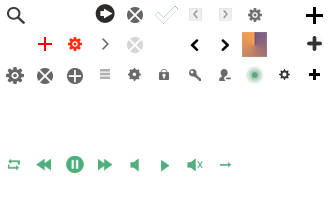
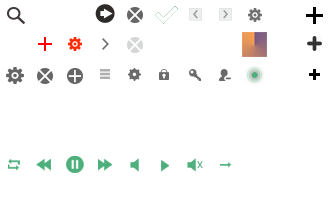
Revision of a layered 330x200 image; what changed, layer by layer:
added layer "图层 27" above "矩形 1 拷贝" over (279, 69, 290, 80)
renamed "图层 24" to "图层 29", moved it above "图层 28", painted on it over (221, 39, 229, 51)
renamed "图层 25" to "图层 28", moved it above "Settings - alt", painted on it over (190, 39, 199, 51)
hid "Settings - alt" over (279, 69, 290, 80)
